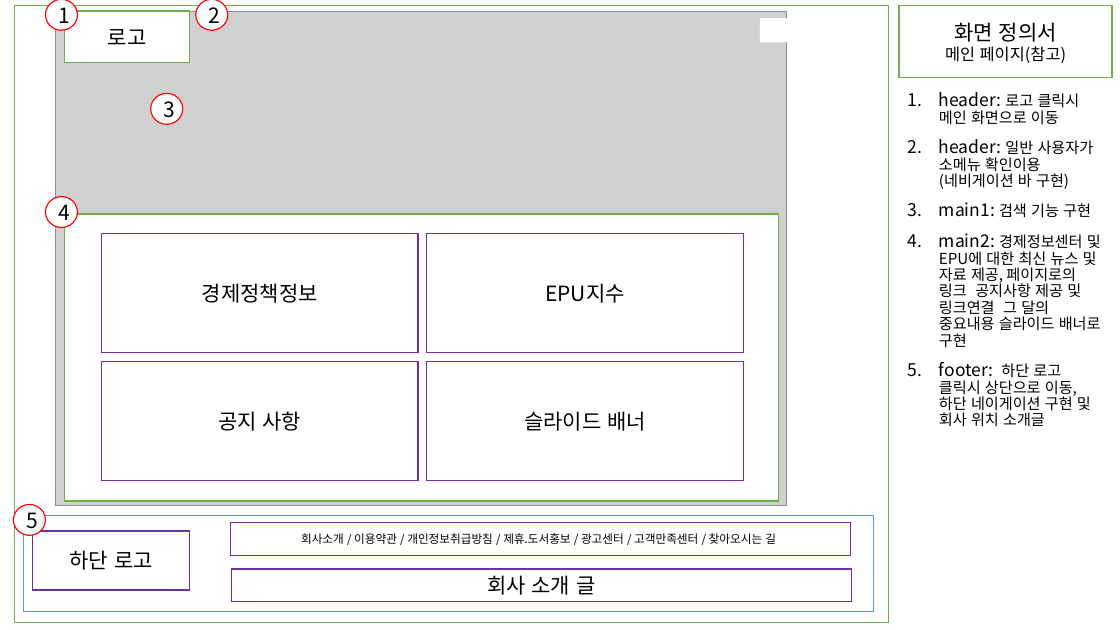
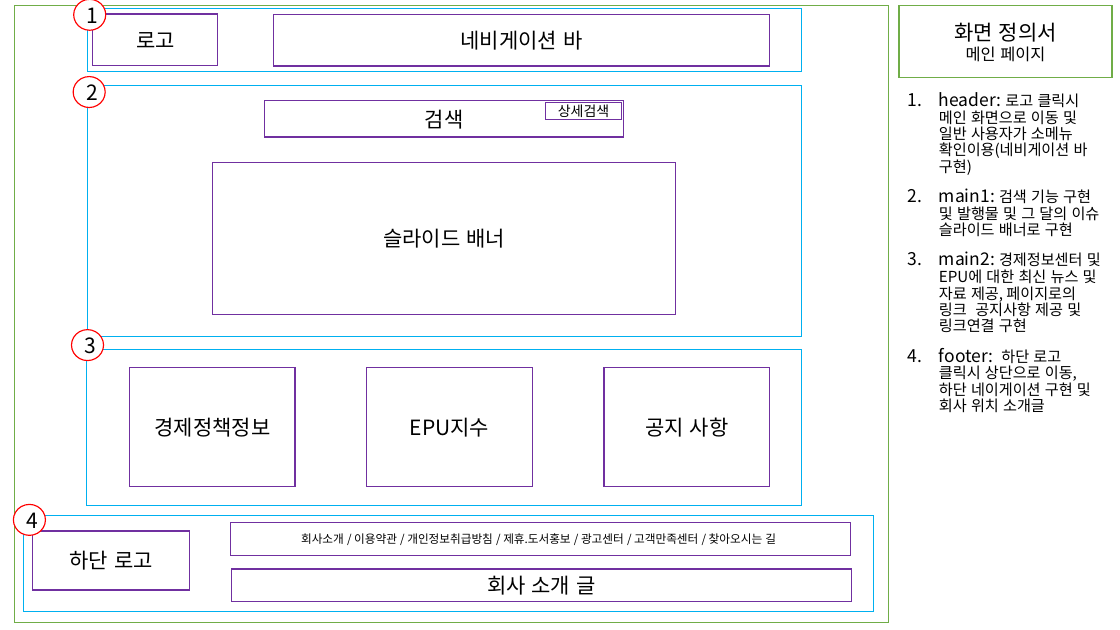
Before and after one commit to JSH970930/renewKDI, a slide deck: slide 2 of 응용SW프로젝트 화면정의서 1조.pptx. Drawn at 1120x630 pixels with LibreOffice and Linux fonts; fonts in the diff are those of the drawing; grey boxes stand for pictures. Boxes give left, top, right and bottom in pixels: in the first picture for what was removed or moved away, otherwise in the second. Text is boxed around its words. In the diff, an @@ line names an element or a change of style, - is before the commit and + after.

```diff
--- a/응용SW프로젝트 화면정의서 1조.pptx
+++ b/응용SW프로젝트 화면정의서 1조.pptx
@@ picture removed at (55, 11, 786, 506) @@
@@ ellipse "1": place and size @@
-ellipse "1" at (45, 0, 77, 30)
+ellipse "1" at (74, 0, 106, 30)
@@ rectangle added at (87, 8, 802, 71), fill #FFFFFF, outline #00B0F0 1 pt @@
@@ rectangle "로고": place and size @@
-rectangle "로고" at (65, 11, 190, 63)
+rectangle "로고" at (93, 14, 218, 66)
@@ rectangle "로고" at (93, 14, 218, 66): outline #70AD47 1 pt to #7030A0 1 pt @@
@@ rectangle added at (274, 14, 770, 66), fill #FFFFFF, outline #7030A0 1 pt, 18 pt, text #000000 @@
+네비게이션 바
@@ rectangle removed at (760, 18, 787, 42) @@
@@ text in rectangle at (966, 46, 1045, 62): text changed @@
-메인 페이지(참고)
+메인 페이지
@@ ellipse "2": place and size @@
-ellipse "2" at (196, 0, 228, 30)
+ellipse "2" at (73, 76, 105, 108)
@@ rectangle: place and size @@
-rectangle at (65, 214, 779, 502)
+rectangle at (87, 85, 802, 336)
@@ rectangle at (87, 85, 802, 336): outline #70AD47 1 pt to #00B0F0 1 pt @@
@@ rectangle added at (265, 100, 624, 137), fill #FFFFFF, outline #7030A0 1 pt, 18 pt, text #000000 @@
+검색
@@ rectangle added at (545, 103, 621, 119), fill #FFFFFF, outline #7030A0 1 pt, 12 pt, text #000000 @@
+상세검색
@@ text at (939, 92, 1101, 333): text changed @@
-1. header: 로고 클릭시 메인 화면으로 이동
-2. header: 일반 사용자가 소메뉴 확인이용(네비게이션 바 구현)
-3. main1: 검색 기능 구현
-4. main2: 경제정보센터 및 EPU에 대한 최신 뉴스 및 자료 제공, 페이지로의 링크 공지사항 제공 및 링크연결 그 달의 중요내용 슬라이드 배너로 구현
+1. header: 로고 클릭시 메인 화면으로 이동 및 일반 사용자가 소메뉴 확인이용(네비게이션 바 구현)
+2. main1: 검색 기능 구현 및 발행물 및 그 달의 이슈 슬라이드 배너로 구현
+3. main2: 경제정보센터 및 EPU에 대한 최신 뉴스 및 자료 제공, 페이지로의 링크 공지사항 제공 및 링크연결 구현
@@ rectangle "슬라이드 배너": place and size @@
-rectangle "슬라이드 배너" at (427, 362, 744, 481)
+rectangle "슬라이드 배너" at (213, 162, 676, 314)
@@ ellipse removed at (45, 197, 77, 228) @@
-4
@@ ellipse "3": place and size @@
-ellipse "3" at (150, 93, 182, 124)
+ellipse "3" at (71, 329, 103, 360)
@@ rectangle added at (87, 350, 801, 505), fill #FFFFFF, outline #00B0F0 1 pt @@
@@ rectangle "경제정책정보": place and size @@
-rectangle "경제정책정보" at (102, 234, 418, 353)
+rectangle "경제정책정보" at (129, 368, 295, 487)
@@ rectangle "EPU지수": place and size @@
-rectangle "EPU지수" at (427, 234, 744, 353)
+rectangle "EPU지수" at (367, 368, 533, 487)
@@ rectangle "공지 사항": place and size @@
-rectangle "공지 사항" at (102, 362, 418, 481)
+rectangle "공지 사항" at (604, 368, 770, 487)
@@ text in ellipse at (26, 507, 38, 533): text changed @@
-5
+4
@@ rectangle at (24, 515, 874, 612): outline #5B9BD5 1 pt to #00B0F0 1 pt @@
```
Also in this commit, not shown: 1 slide added.
